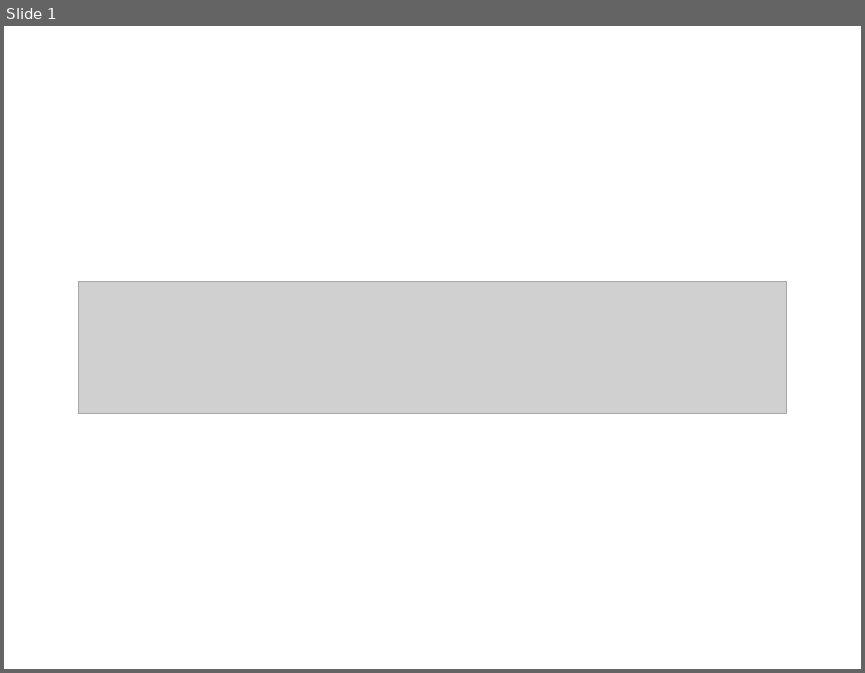
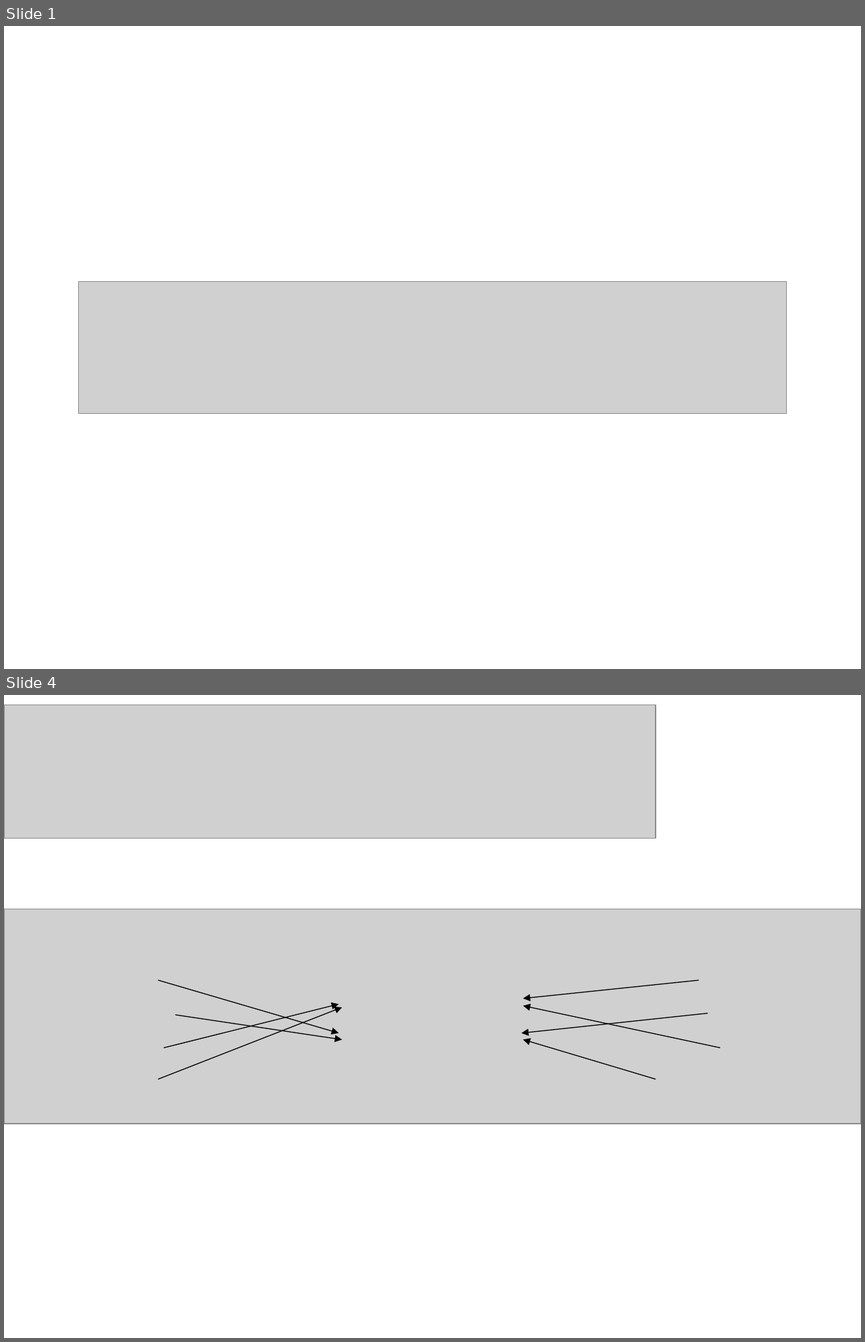
Before and after one commit to dkuzminov/polnikova, a slide deck: 1 класс/07. Большая буква в именах собственных.ppt. Shown one above the other, each under a label of ours: slide 1 before the commit, slides 1 and 4 after it; the slides between them are not shown. The pictures are 865x673 and 865x1342 pixels, drawn with LibreOffice and Linux fonts; fonts in the diff are those of the drawing; grey boxes stand for pictures. Boxes give left, top, right and bottom in pixels: in the first picture for what was removed or moved away, otherwise in the second. Text is boxed around its words. In the diff, an @@ line names an element or a change of style, - is before the commit and + after.

```diff
--- a/1 класс/07. Большая буква в именах собственных.ppt
+++ b/1 класс/07. Большая буква в именах собственных.ppt
@@ slide 4 added at box(4, 695, 861, 1338), background #FFFFFF @@
@@ picture added at box(4, 705, 655, 838) @@
@@ picture added at box(4, 909, 861, 1123) @@
@@ arrow added from (158, 981) to (338, 1032), #000000 0.74 pt @@
@@ arrow added from (699, 981) to (524, 998), #000000 0.74 pt @@
@@ arrow added from (158, 1079) to (341, 1007), #000000 0.74 pt @@
@@ arrow added from (163, 1047) to (338, 1004), #000000 0.74 pt @@
@@ arrow added from (175, 1015) to (341, 1040), #000000 0.74 pt @@
@@ arrow added from (707, 1013) to (521, 1032), #000000 0.74 pt @@
@@ arrow added from (720, 1047) to (524, 1005), #000000 0.74 pt @@
@@ arrow added from (655, 1079) to (524, 1040), #000000 0.74 pt @@
```
Also in this commit, not shown: 5 other slides added, 6 slides removed, 22 other files.
